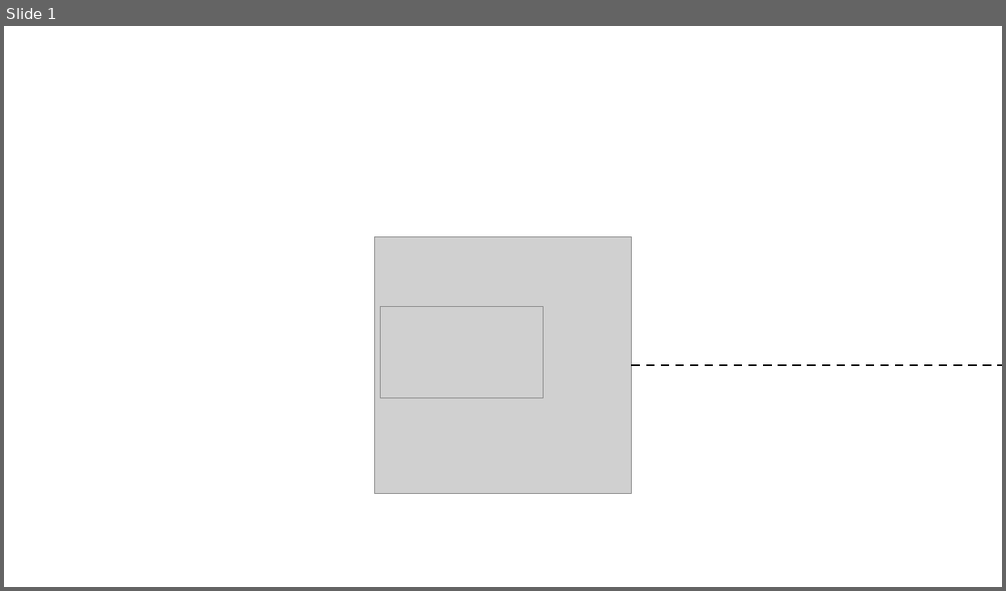
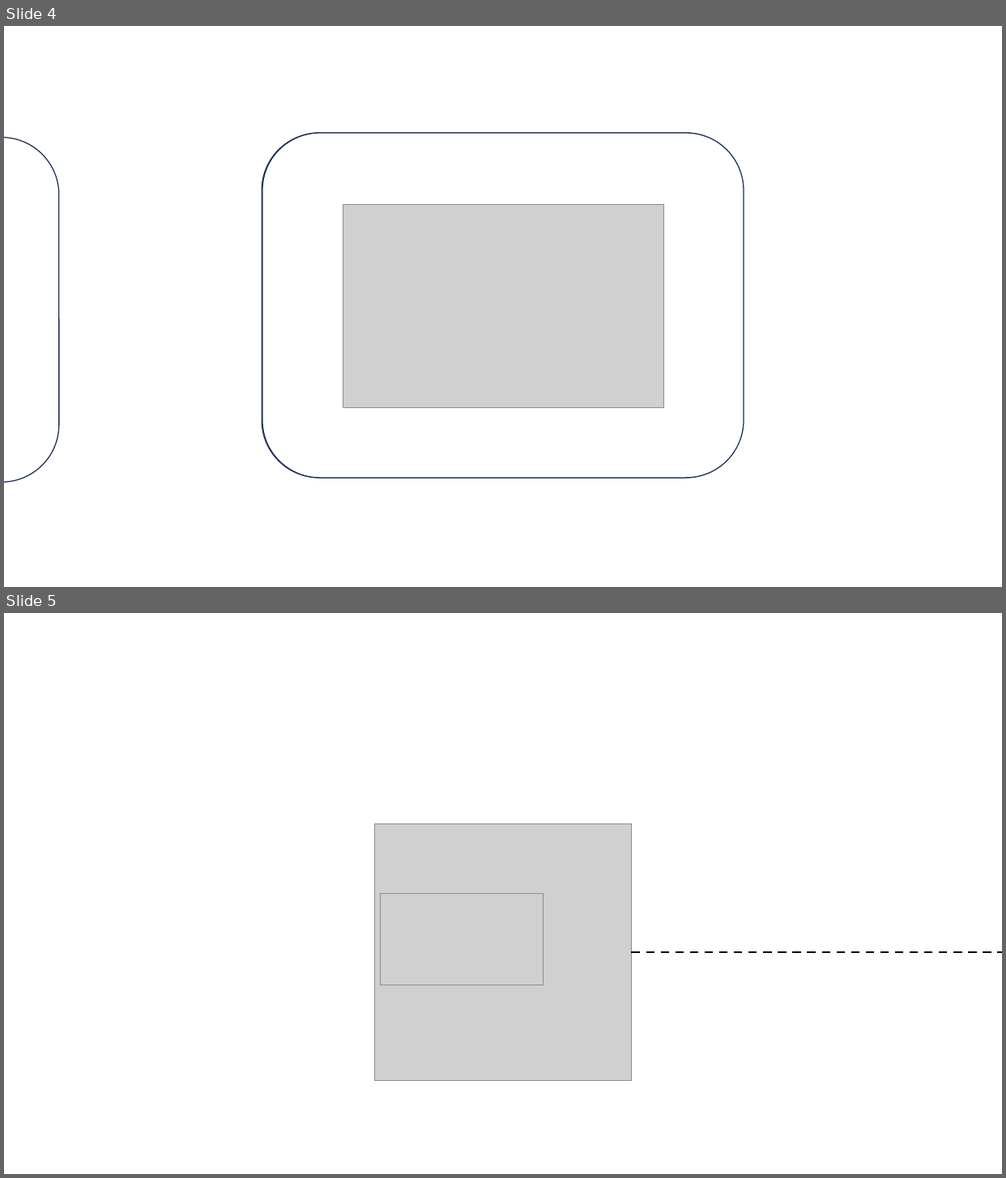
Before and after one commit to Balagaro/FileUp, a slide deck: workshop III..pptx. Shown one above the other, each under a label of ours: slide 1 before the commit, slides 4 and 5 after it. The pictures are 1006x591 and 1006x1178 pixels, drawn with LibreOffice and Linux fonts; fonts in the diff are those of the drawing; grey boxes stand for pictures; background and template pictures are left out. Boxes give left, top, right and bottom in pixels: in the first picture for what was removed or moved away, otherwise in the second. Text is boxed around its words. In the diff, an @@ line names an element or a change of style, - is before the commit and + after.

```diff
--- a/workshop III..pptx
+++ b/workshop III..pptx
@@ slide 4 added at box(4, 26, 1002, 587), background picture (left out) @@
@@ rounded rectangle added at box(4, 138, 59, 483), fill #FFFFFF, outline #1E3256 1 pt @@
@@ rounded rectangle added at box(262, 133, 743, 478), fill #FFFFFF, outline #1E3256 1 pt @@
@@ rounded rectangle added at box(262, 133, 744, 478), fill #FFFFFF, outline #1E3256 1 pt @@
@@ picture added at box(343, 205, 664, 408) @@
@@ what was slide 1 is now slide 5 @@
```
Also in this commit, not shown: 3 other slides added.
